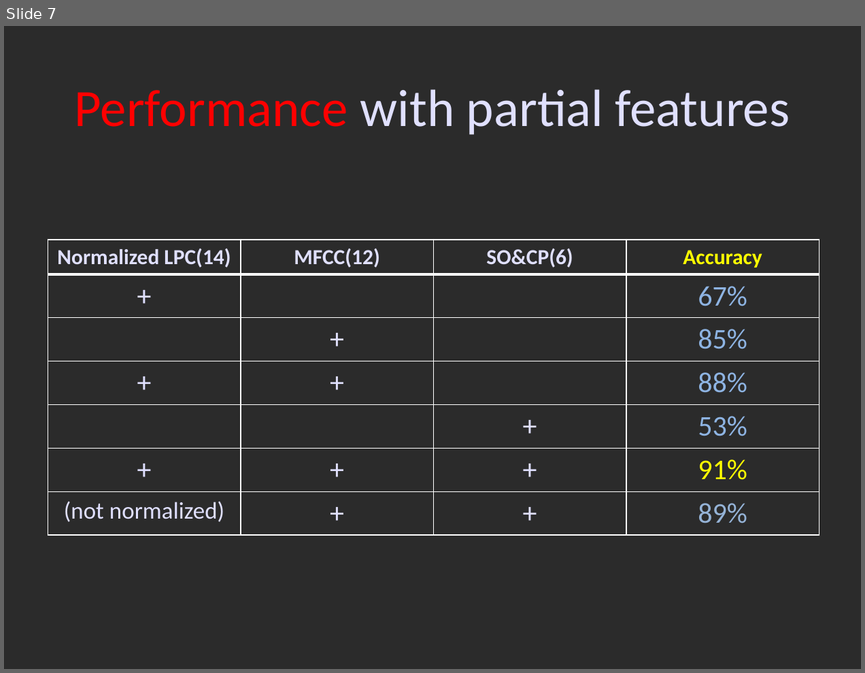
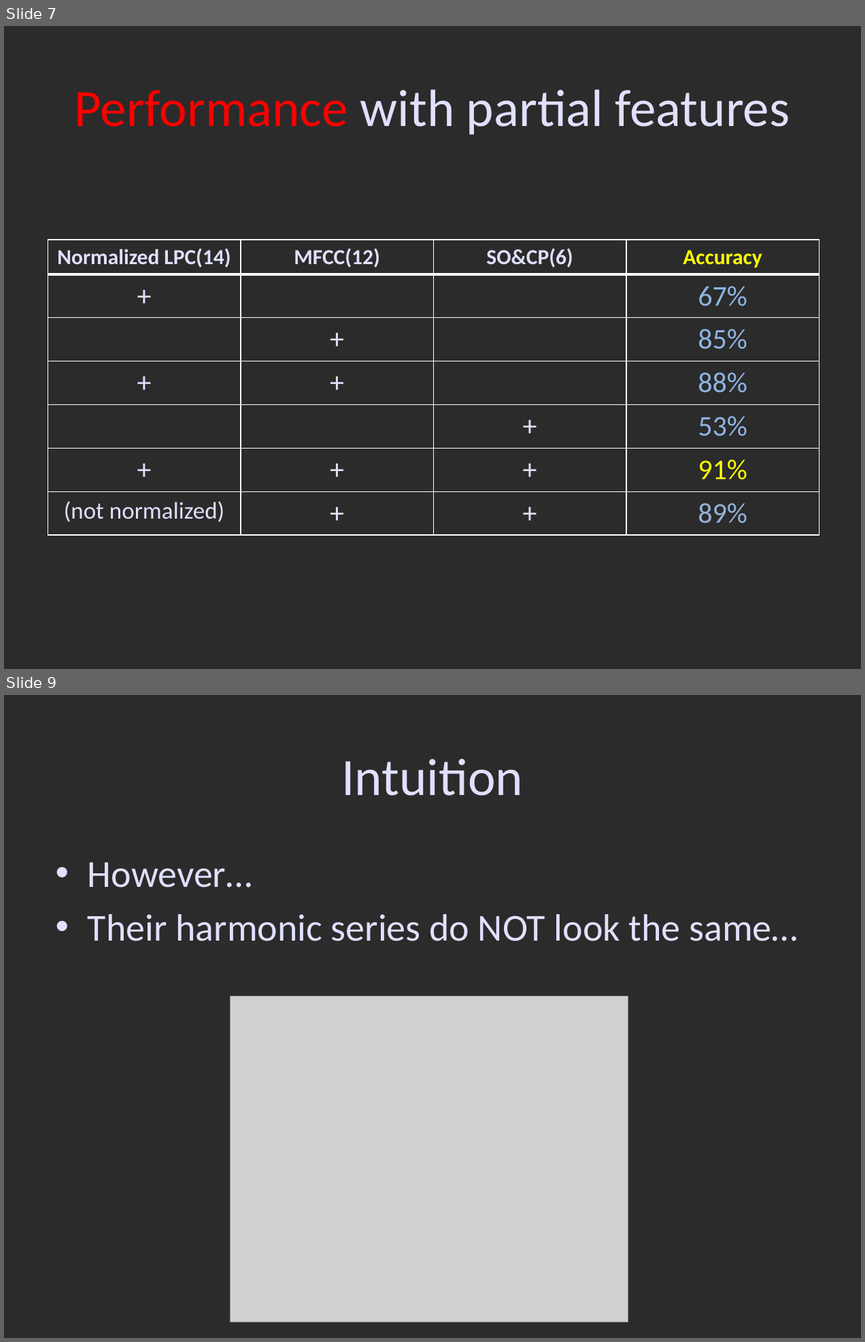
Before and after one commit to wiku30/Musical_Instrument_Classification, a slide deck: ppt/SST.pptx. Shown one above the other, each under a label of ours: slide 7 before the commit, slides 7 and 9 after it; the slides between them are not shown. The pictures are 865x673 and 865x1342 pixels, drawn with LibreOffice and Linux fonts; fonts in the diff are those of the drawing; grey boxes stand for pictures; background and template pictures are left out; a plain dark background stands for a picture behind light text. Boxes give left, top, right and bottom in pixels: in the first picture for what was removed or moved away, otherwise in the second. Text is boxed around its words. In the diff, an @@ line names an element or a change of style, - is before the commit and + after.

```diff
--- a/ppt/SST.pptx
+++ b/ppt/SST.pptx
@@ slide 9 added at (4,695,861,1338), background picture (left out) @@
@@ title added at (341,759,523,796), 44 pt, text #E0E0FF @@
+Intuition
@@ text added at (88,862,798,941), 32 pt, text #E0E0FF @@
+• However…
+• Their harmonic series do NOT look the same…
@@ picture added at (230,996,629,1321) @@
```
Also in this commit, not shown: 5 other slides added, 5 other files.
